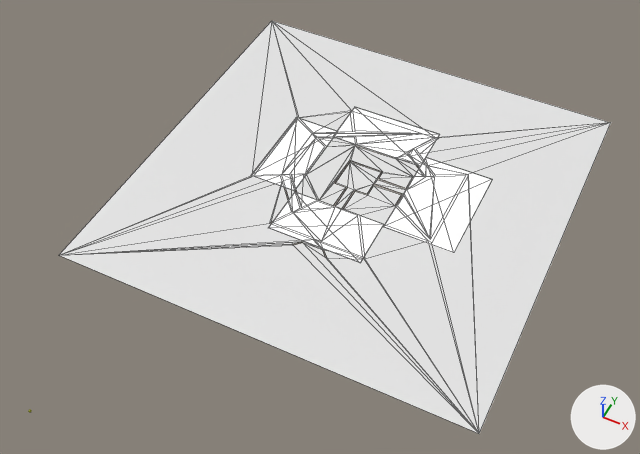
The glTF model Codigo_galeria/assets/modelos3D/quit-1.glb, before and after one commit.
Rendered twice from a 50 mm lens placed at (55.4, -103.7, 141.2), pointed at (-0.6, 8.5, 1.0). The lights are fixed; the arrows at lower right show +X, +Y and +Z. Mesh edges are drawn as thin lines on the coarser meshes. Where no turn or scale is listed for an object, it has been applied to the vertices. Vertices at the same position are counted once.
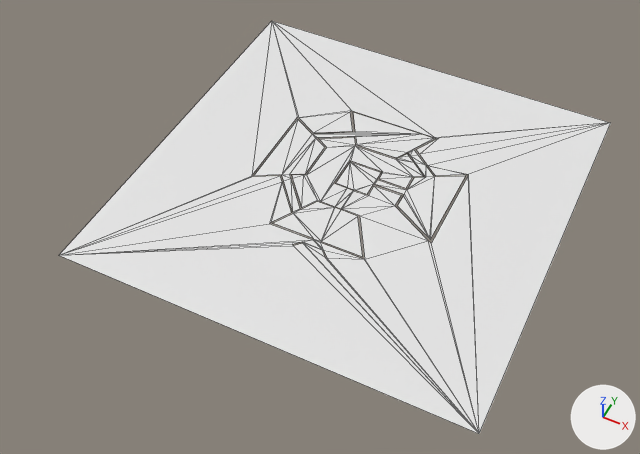
Patch to the scene script:
```diff
--- a/Codigo_galeria/assets/modelos3D/quit-1.glb.py
+++ b/Codigo_galeria/assets/modelos3D/quit-1.glb.py
@@ me_plano_001 @@
 # used by ob_malla; location = (0.0, 24.1, 0.0)
-me_plano_001.from_pydata(...)  # 187 vertices, 190 faces; spans x -46.0..46.0, y -46.0..46.0, z 0.0
+me_plano_001.from_pydata(...)  # 194 vertices, 195 faces; spans x -46.0..46.0, y -46.0..46.0, z 0.0
+# me_plano_001 part 1
+# 6 faces are deleted
+# 6 vertices move from x -4.7..4.1, y -7.9..-1.7, z 0.0 to x -4.3..4.2, y -7.9..-1.7, z 0.0
+# 7 vertices are added at x -0.8..3.7, y -8.2..-1.7, z 0.0
+# 11 new faces join them
@@ ob_mesh_13_003 @@
-ob_mesh_13_003 = bpy.data.objects.new('Mesh_13.003', me_mesh_13_003)
-ob_mesh_13_003.location = (0.0, 10.1, 0.0)
@@ ob_mesh_18_001 @@
-ob_mesh_18_001 = bpy.data.objects.new('Mesh_18.001', me_mesh_18_001)
-ob_mesh_18_001.location = (19.0, 27.3, 0.0)
@@ ob_mesh_23_001 @@
-ob_mesh_23_001 = bpy.data.objects.new('Mesh_23.001', me_mesh_23_001)
-ob_mesh_23_001.location = (0.0, 42.0, 0.0)
@@ ob_mesh_28 @@
-ob_mesh_28 = bpy.data.objects.new('Mesh_28', me_mesh_28)
-ob_mesh_28.location = (-16.4, 27.3, 0.0)
@@ ob_malla @@
 ob_malla = bpy.data.objects.new('malla', me_plano_001)
-ob_malla.location = (0.0, 24.1, 0.0)
+ob_malla.location = (0.0, 24.1, -0.1)
```

What differs and where, as boxes [x1, y1, x2, y2] in the pictures (640 x 454 px):
'malla', reshaped, moved
    both: [59, 21, 611, 434]
'Mesh_18.001', deleted
    before: [383, 157, 492, 253]
'Mesh_13.003', deleted
    before: [269, 192, 383, 263]
'Mesh_23.001', deleted
    before: [334, 107, 439, 166]
'Mesh_28', deleted
    before: [251, 117, 337, 191]
part 1 of me_plano_001, built on
    before: [307, 146, 395, 215]
    after: [307, 146, 394, 240]
